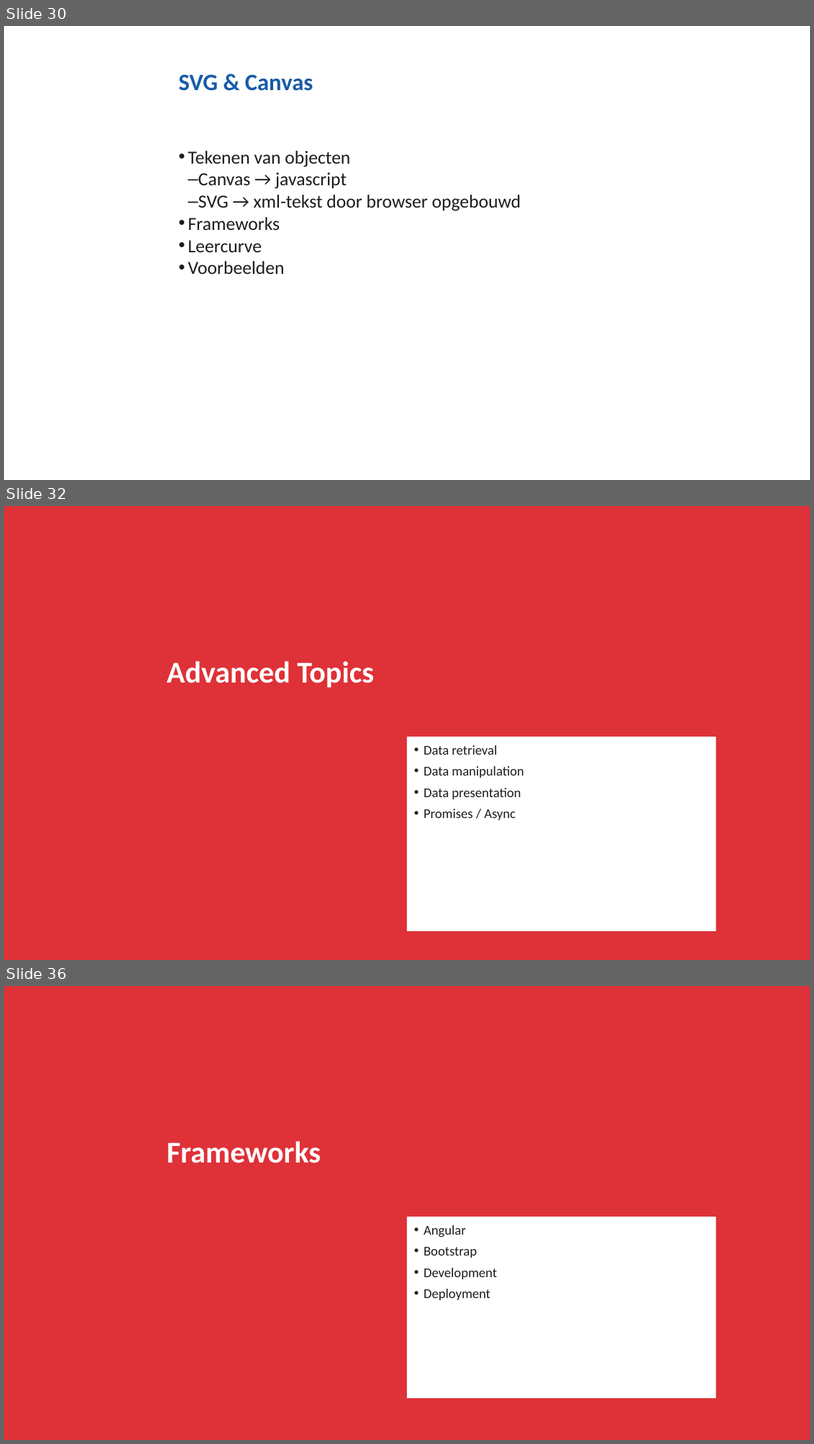
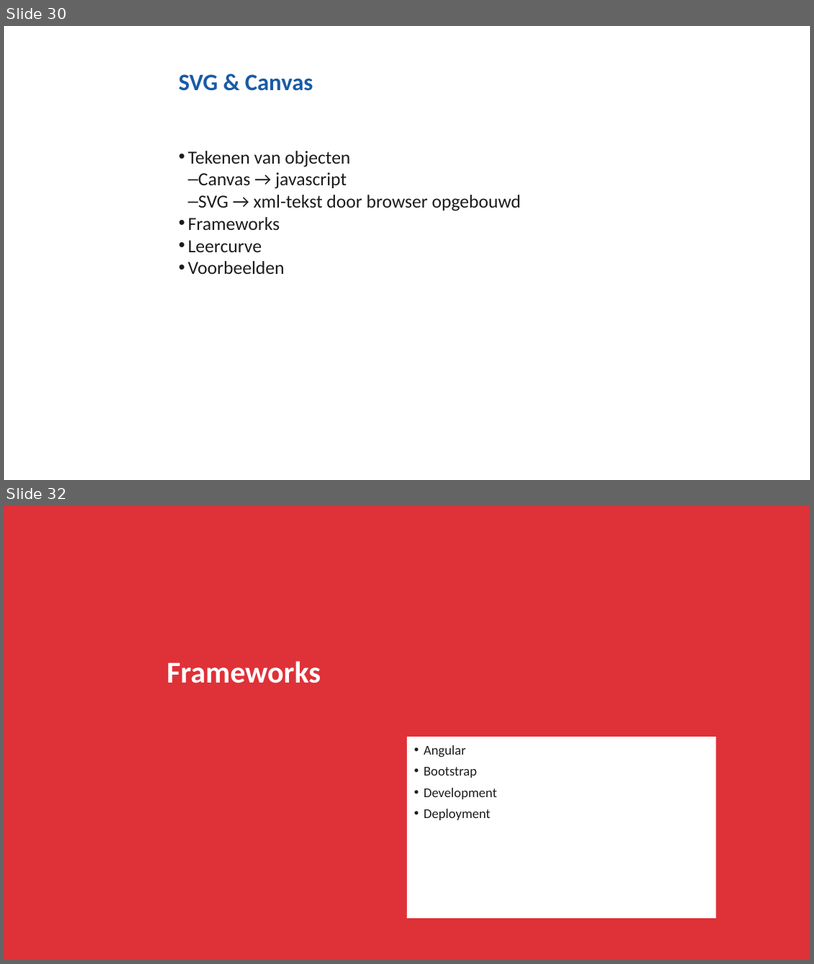
Before and after one commit to NHLStenden/Flex-WebDevelopment-FrontEndDevelopment, a slide deck: Presentatie/Front-End Development.pptx. Shown one above the other, each under a label of ours: slides 30, 32 and 36 before the commit, slides 30 and 32 after it; the slides between them are not shown. The pictures are 814x1444 and 814x964 pixels, drawn with LibreOffice and Linux fonts; fonts in the diff are those of the drawing; background and template pictures are left out. Boxes give left, top, right and bottom in pixels: in the first picture for what was removed or moved away, otherwise in the second. Text is boxed around its words. In the diff, an @@ line names an element or a change of style, - is before the commit and + after.

```diff
--- a/Presentatie/Front-End Development.pptx
+++ b/Presentatie/Front-End Development.pptx
@@ slide 32 removed at (4, 506, 810, 960), background #DF3138 @@
@@ title removed at (167, 661, 374, 687) @@
-Advanced Topics
@@ text removed at (407, 736, 717, 931) @@
-• Data retrieval
-• Data manipulation
-• Data presentation
-• Promises / Async
@@ what was slide 36 is now slide 32 @@
```
Also in this commit, not shown: 1 slide added, 4 other slides removed, 28 other files.
